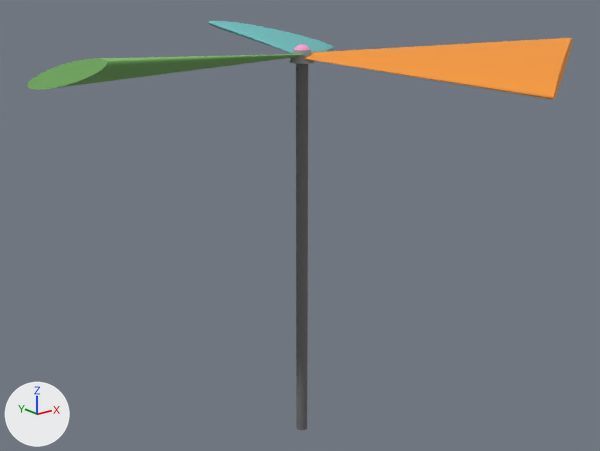
A saved change to the glTF model helicopter.gltf.
Both versions are drawn from a 50 mm camera at (-1.266, -1.574, 0.206) aimed at (-0.017, -0.014, -0.419). Arrows for +X, +Y and +Z are at lower left; the lights stay in place. Where no turn or scale is listed for an object, it has been applied to the vertices.

Objects in the first picture: 'prop1', 'prop3', 'props2', 'shaft'.
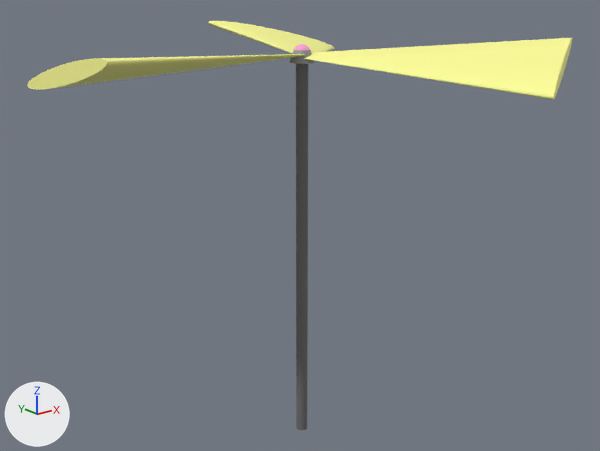
Boxes (x1, y1, x2, y2) around the edits, measured in the pictures (600 x 451 px):
'prop3', recoloured (orange to yellow)
    both: (303, 38, 572, 100)
'prop1', recoloured (green to yellow)
    both: (27, 54, 305, 90)
'props2', recoloured (cyan to yellow)
    both: (208, 21, 334, 53)

The change, as a list of edits to the scene's bpy script:
```text
Change mat_material_0:
    mat_material_0.base_color: (0.235, 0.539, 0.162) -> (1.0, 1.0, 0.319)  # green #85c270 -> yellow #ffff99
Change mat_material_1:
    mat_material_1.base_color: (0.162, 0.539, 0.539) -> (1.0, 1.0, 0.319)  # cyan #70c2c2 -> yellow #ffff99
Change mat_material_2:
    mat_material_2.base_color: (0.913, 0.319, 0.0467) -> (1.0, 1.0, 0.319)  # orange #f5993d -> yellow #ffff99
```
